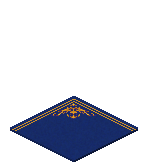
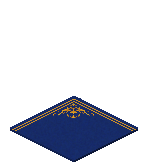
Layered file, before and after one edit (148 x 164). Changes by layer:
painted on "Stripes", unmasked it over 20, 99, 136, 131
renamed "Layer 6 copy" to "Iso_Deco_Ground_Carpet_Blue_08", painted on it over 20, 97, 136, 133
